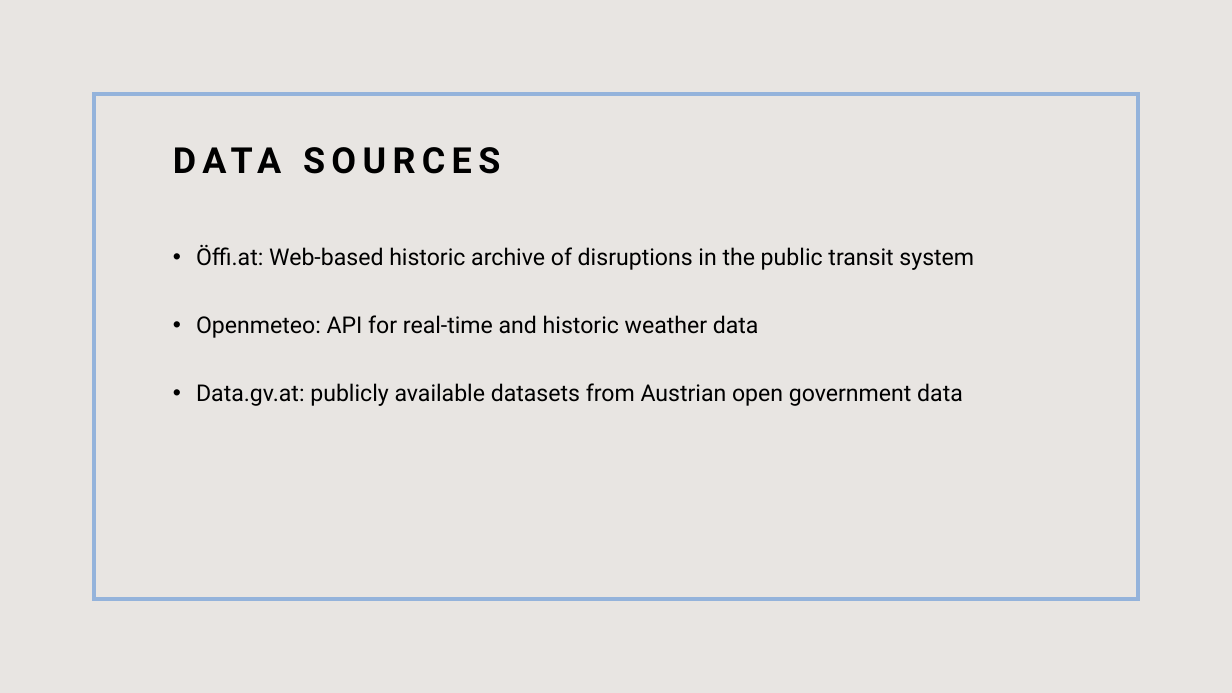
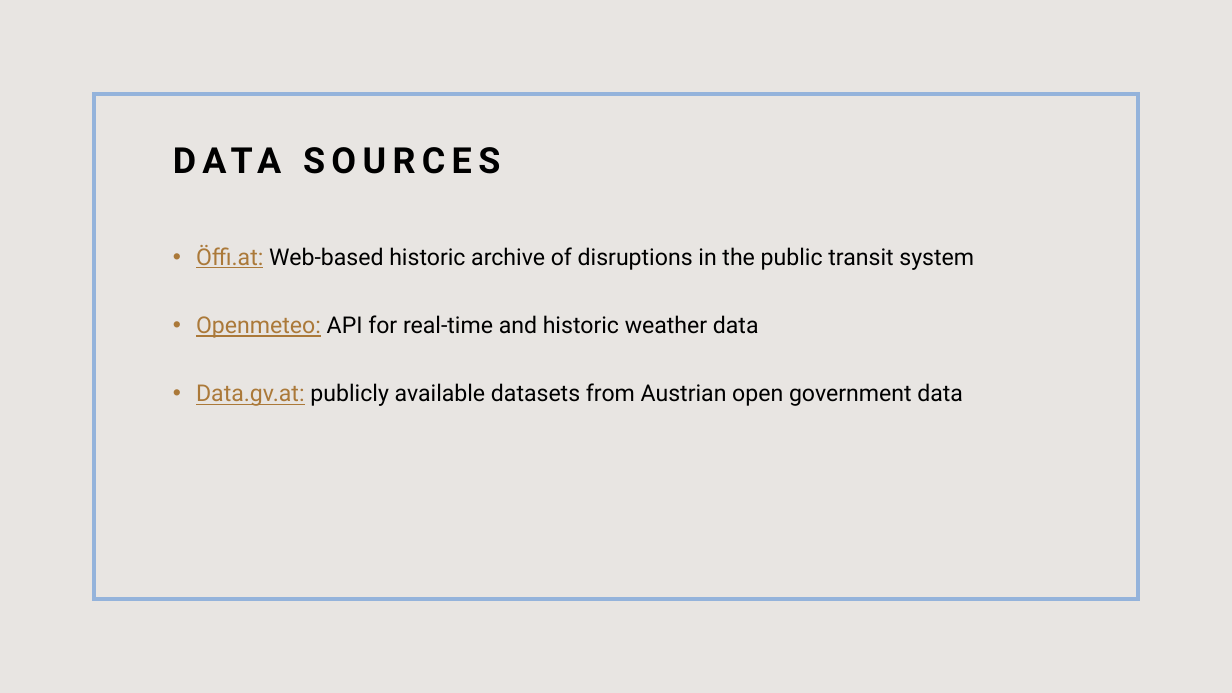
Before and after one commit to toporek3112/vienna_public-transport_weather_correlation, a slide deck: slide 4 of dsi_project.pptx. Drawn at 1232x693 pixels with LibreOffice and Linux fonts; fonts in the diff are those of the drawing. Boxes give left, top, right and bottom in pixels: in the first picture for what was removed or moved away, otherwise in the second. Text is boxed around its words. In the diff, an @@ line names an element or a change of style, - is before the commit and + after.

```diff
--- a/dsi_project.pptx
+++ b/dsi_project.pptx
@@ text "Öffi.at: Web-based historic archive of ..." at bbox=[196, 245, 974, 406]: text colour #000000 to #AB7939, underline on in "Öffi.at:", "Openmeteo:", "Data.gv.at:" @@
```
Also in this commit, not shown: 5 other files.
